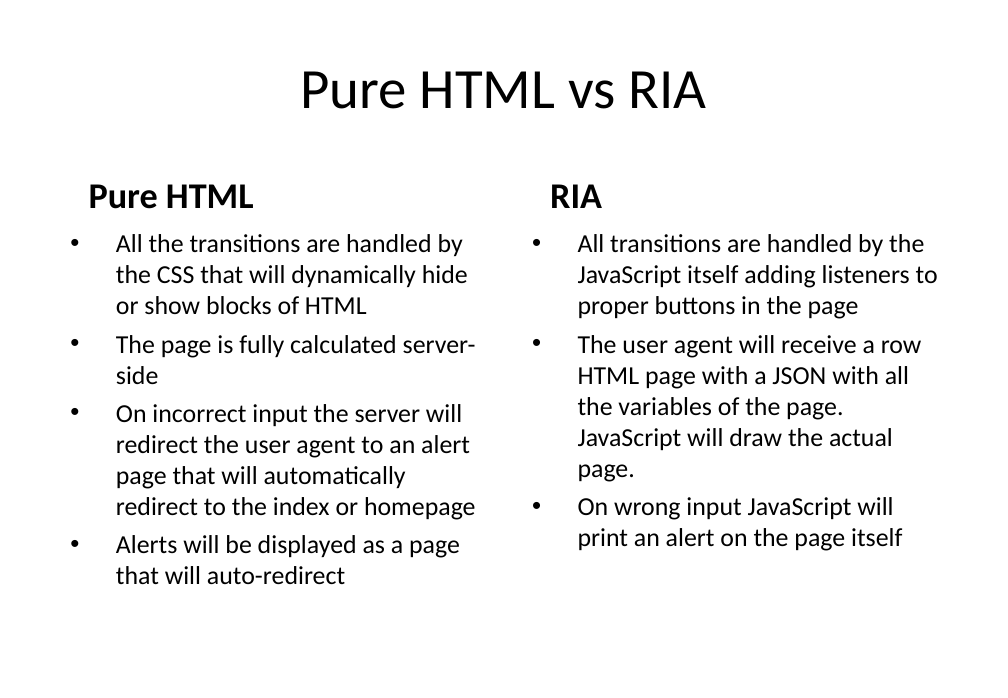
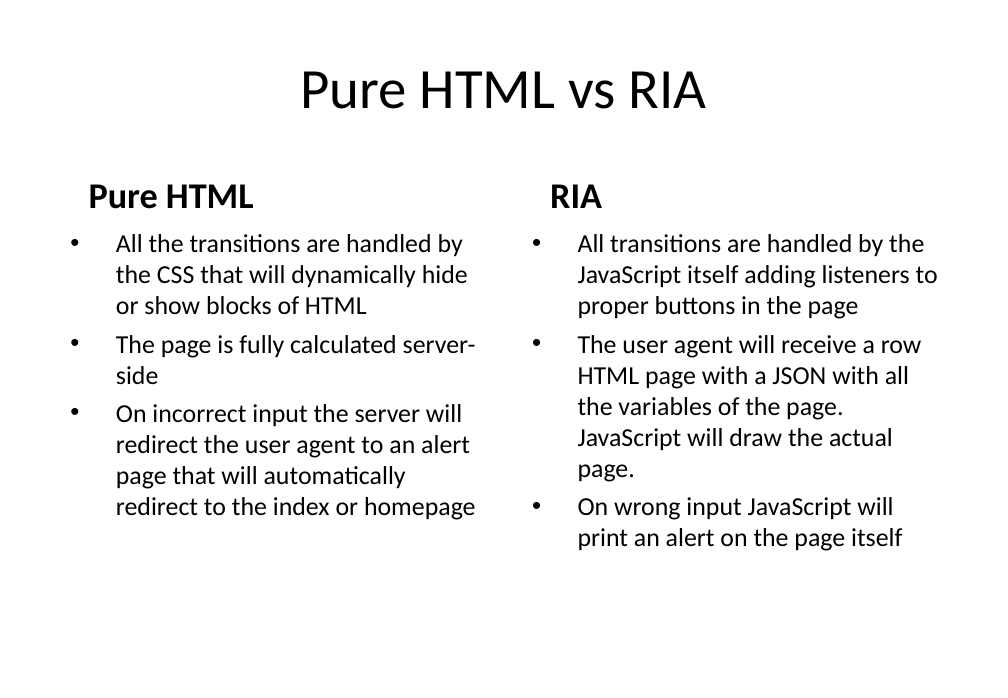
Before and after one commit to Buba98/OnlineMeetings, a slide deck: slide 16 of Meetings management.pptx. Drawn at 1008x698 pixels with LibreOffice and Linux fonts; fonts in the diff are those of the drawing. Boxes give left, top, right and bottom in pixels: in the first picture for what was removed or moved away, otherwise in the second. Text is boxed around its words. In the diff, an @@ line names an element or a change of style, - is before the commit and + after.

```diff
--- a/Meetings management.pptx
+++ b/Meetings management.pptx
@@ text at (x1=116, y1=535, x2=460, y2=584): paragraph removed @@
-• Alerts will be displayed as a page that will auto-redirect
```
Also in this commit, not shown: 1 other slide changed.
